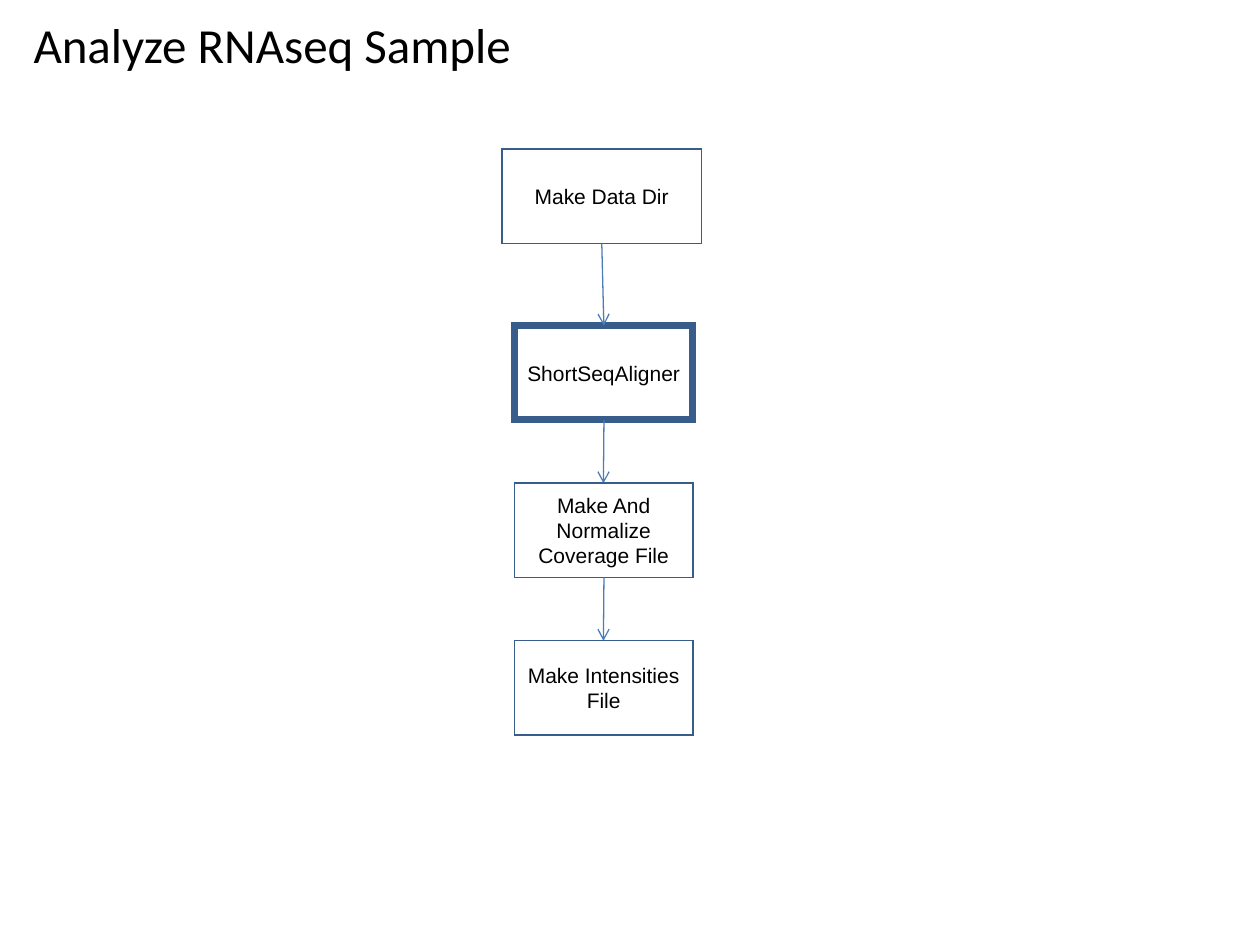
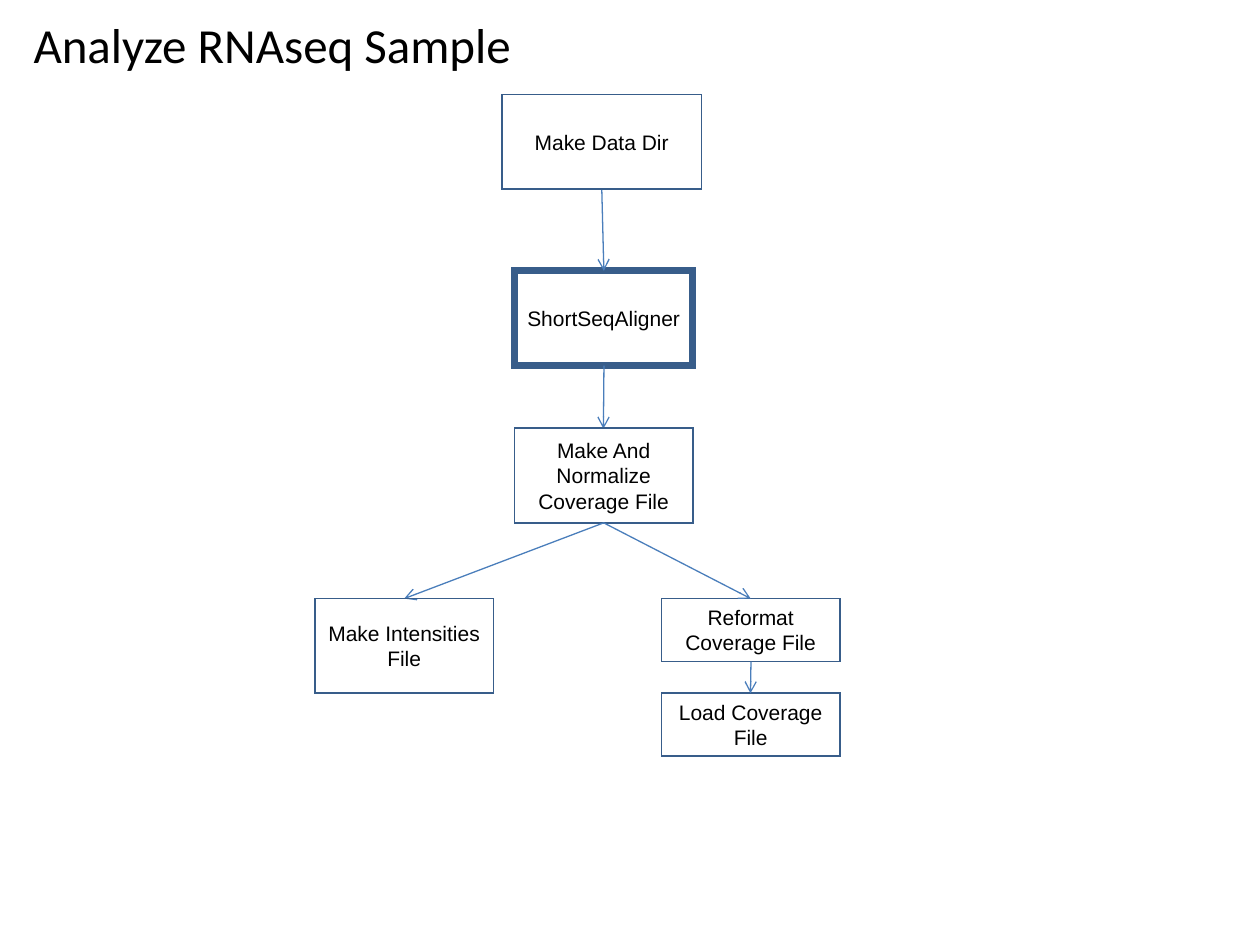
Before and after one commit to VEuPathDB/ApiCommonWorkflow, a slide deck: slide 51 of Main/doc/IntegratedWorkflow.ppt. Drawn at 1260x945 pixels with LibreOffice and Linux fonts; fonts in the diff are those of the drawing. Boxes give left, top, right and bottom in pixels: in the first picture for what was removed or moved away, otherwise in the second. Text is boxed around its words. In the diff, an @@ line names an element or a change of style, - is before the commit and + after.

```diff
--- a/Main/doc/IntegratedWorkflow.ppt
+++ b/Main/doc/IntegratedWorkflow.ppt
@@ 3 rectangles, 2 arrows: place and size @@
-3 rectangles, 2 arrows at [501, 149, 701, 577]
+3 rectangles, 2 arrows at [501, 94, 701, 523]
@@ arrow added from (604, 523) to (404, 598), #4A7EBB 0.74 pt @@
@@ arrow moved from (604, 578) - (604, 641) to (604, 523) - (751, 598) @@
@@ rectangle "Make Intensities File": place and size @@
-rectangle "Make Intensities File" at [514, 640, 693, 735]
+rectangle "Make Intensities File" at [315, 598, 494, 693]
@@ rectangle added at [662, 598, 840, 662], outline #385D8A 0.99 pt, 12 pt, text #000000 @@
+Reformat Coverage File
@@ arrow added from (751, 662) to (751, 693), #4A7EBB 0.74 pt @@
@@ rectangle added at [662, 693, 840, 756], outline #385D8A 0.99 pt, 12 pt, text #000000 @@
+Load Coverage File
```
Also in this commit, not shown: 4 other slides changed, 4 other files.
